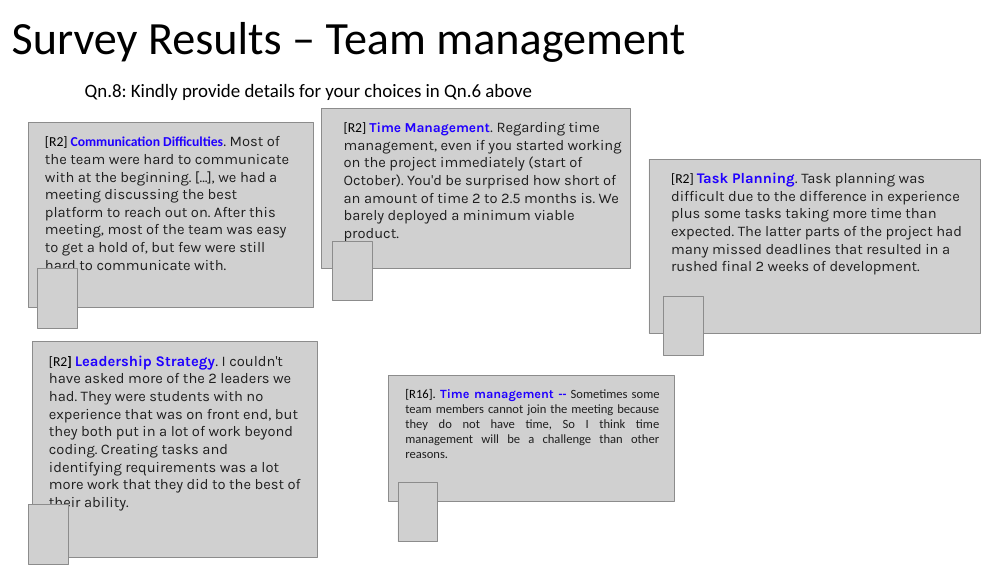
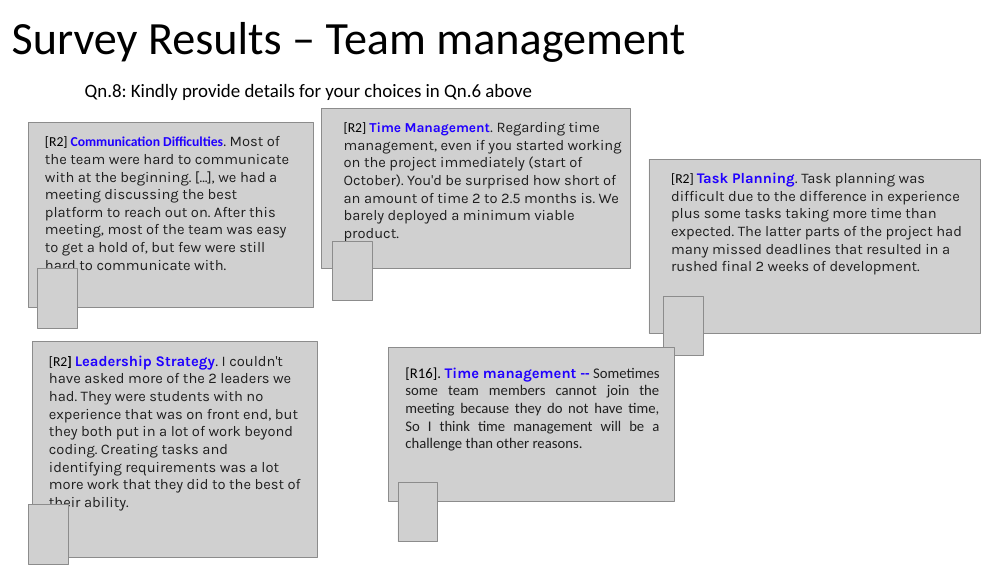
Before and after one commit to johnxu21/johnxu21.github.io, a slide deck: slide 20 of teaching/CS472/Timetable/Survey_Presentation.pptx. Drawn at 1008x567 pixels with LibreOffice and Linux fonts; fonts in the diff are those of the drawing; grey boxes stand for pictures. Boxes give left, top, right and bottom in pixels: in the first picture for what was removed or moved away, otherwise in the second. Text is boxed around its words. In the diff, an @@ line names an element or a change of style, - is before the commit and + after.

```diff
--- a/teaching/CS472/Timetable/Survey_Presentation.pptx
+++ b/teaching/CS472/Timetable/Survey_Presentation.pptx
@@ picture: place and size @@
-picture at (389,376,674,502)
+picture at (389,348,674,502)
@@ text "[R16]. Time management -- Sometimes ...": place and size @@
-text "[R16]. Time management -- Sometimes ..." at (405,389,660,458)
+text "[R16]. Time management -- Sometimes ..." at (405,367,660,451)
@@ text "[R16]. Time management -- Sometimes ..." at (405,367,660,451): size 12 to 14 pt @@
```
Also in this commit, not shown: 10 other slides changed, 2 other files.
